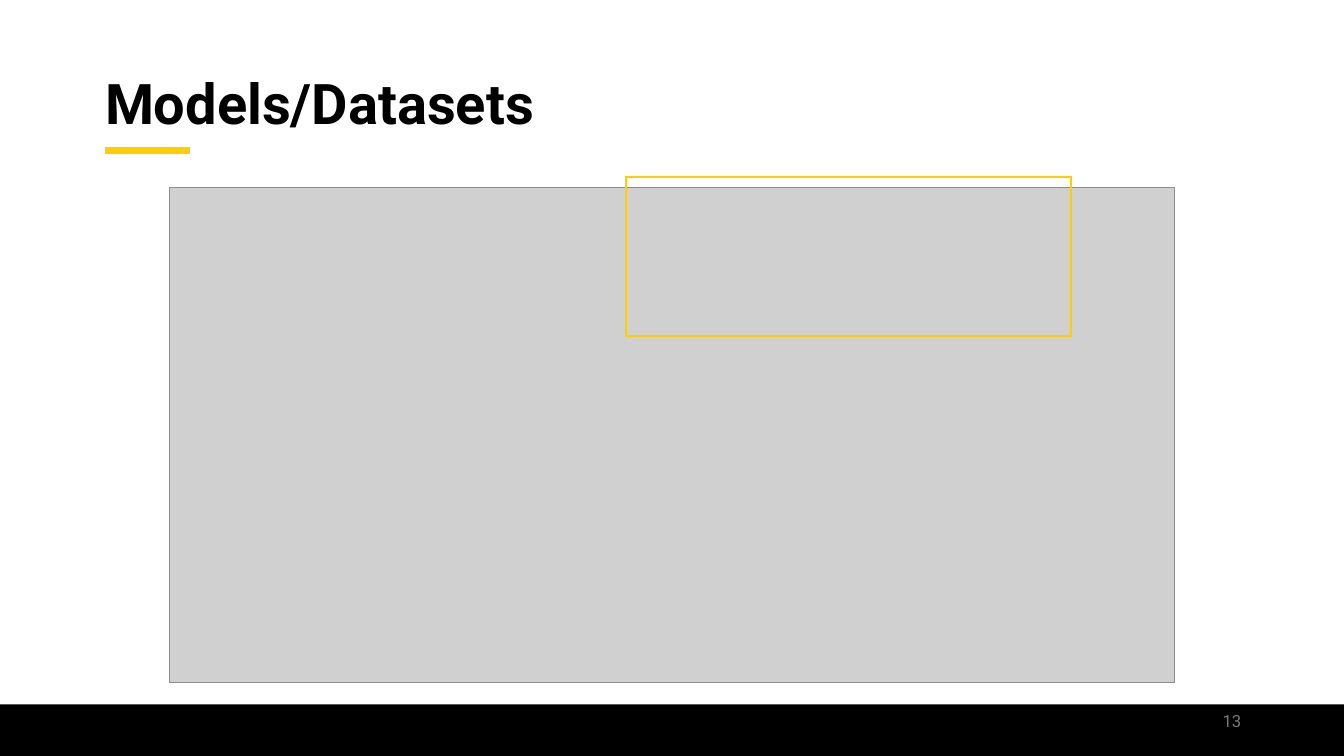
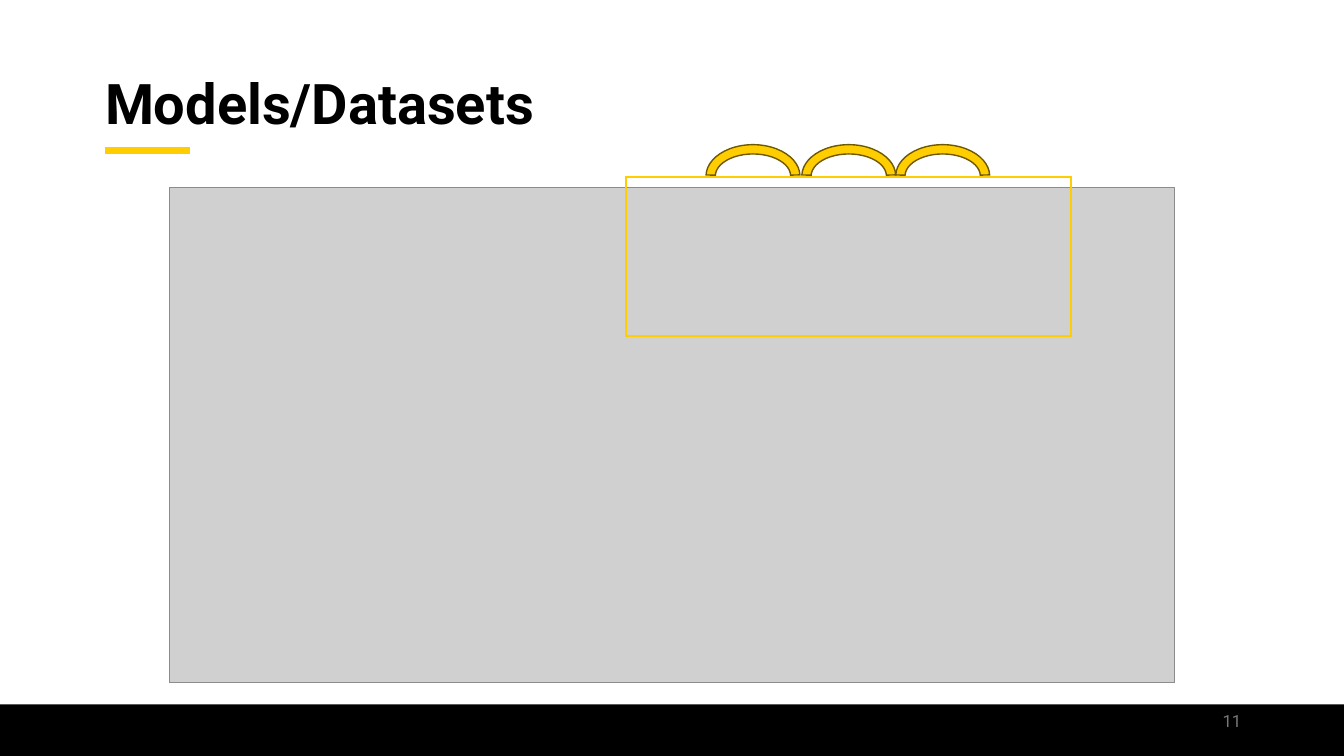
Before and after one commit to jamilgafur/Presentation, a slide deck: slide 11 of Presentation.pptx (slide 13 before the commit). Drawn at 1344x756 pixels with LibreOffice and Linux fonts; fonts in the diff are those of the drawing; grey boxes stand for pictures; background and template pictures are left out. Boxes give left, top, right and bottom in pixels: in the first picture for what was removed or moved away, otherwise in the second. Text is boxed around its words. In the diff, an @@ line names an element or a change of style, - is before the commit and + after.

```diff
--- a/Presentation.pptx
+++ b/Presentation.pptx
@@ arch (boxed as its full ring) added at box(707, 144, 801, 207), fill #FFCD00, outline #705A00 1 pt @@
@@ arch (boxed as its full ring) added at box(803, 144, 896, 207), fill #FFCD00, outline #705A00 1 pt @@
@@ arch (boxed as its full ring) added at box(896, 144, 990, 207), fill #FFCD00, outline #705A00 1 pt @@
@@ page number at box(1223, 715, 1242, 727): text changed @@
-13
+11
```
Also in this commit, not shown: 9 other slides changed, 7 slides added, 9 slides removed.
